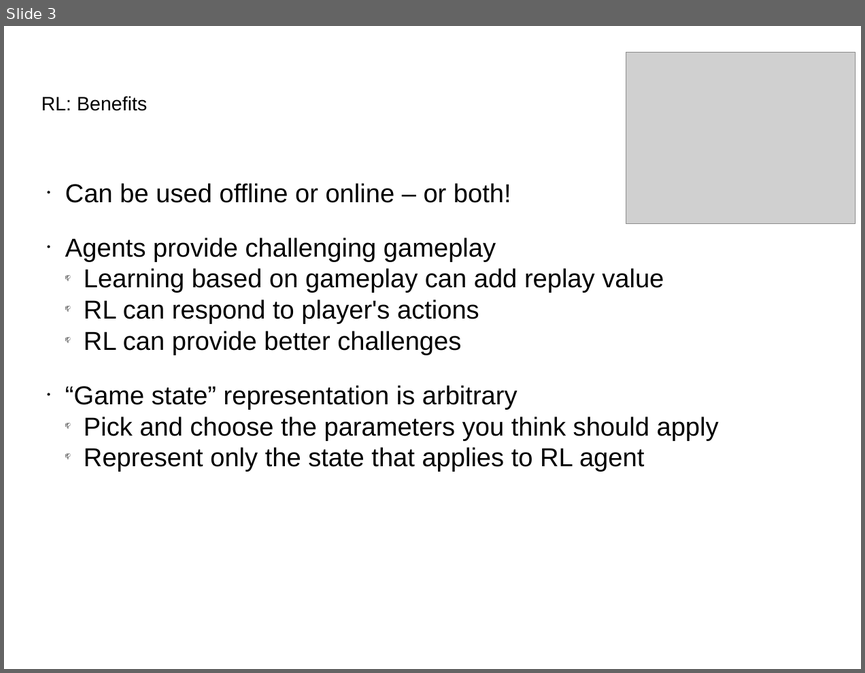
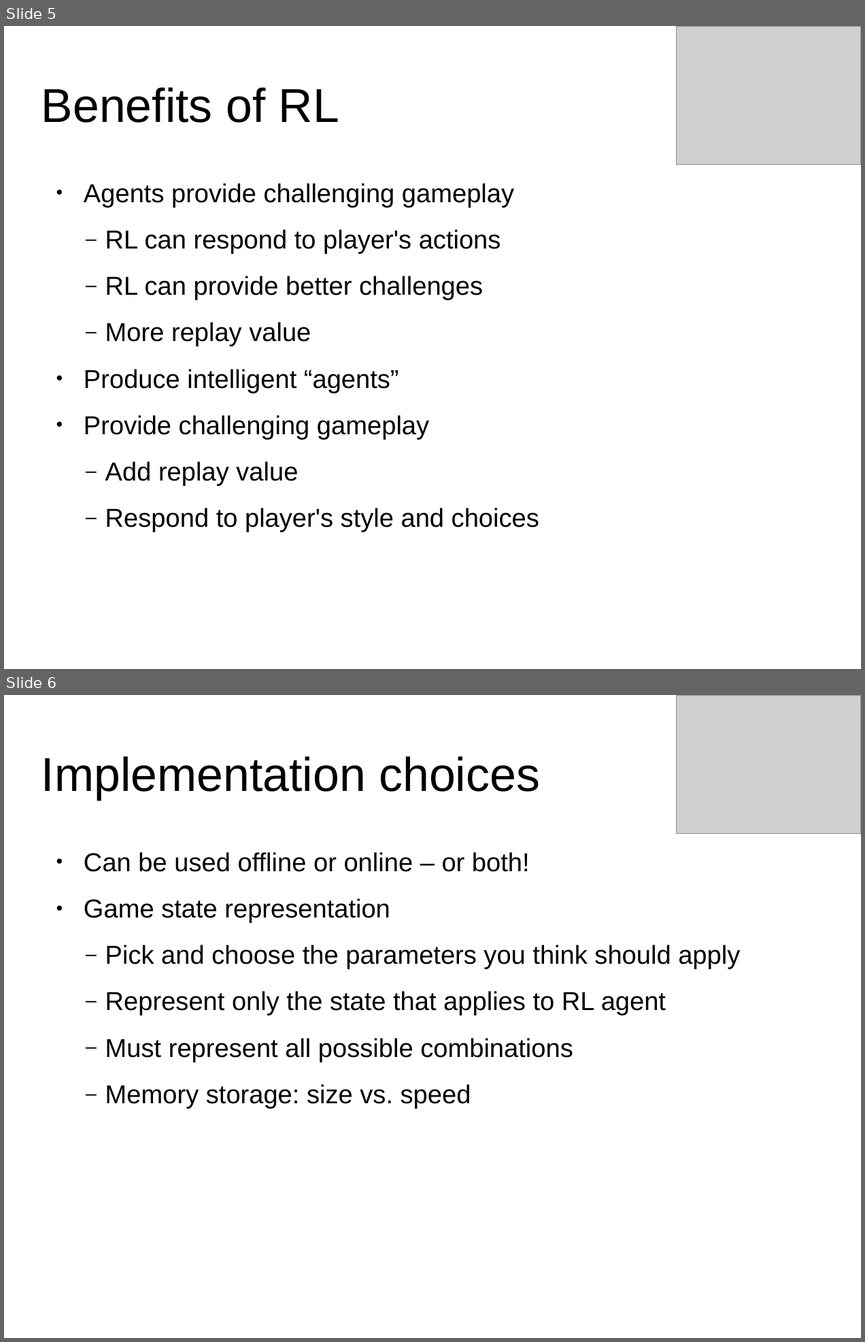
Before and after one commit to cs580project/RL, a slide deck: presentation/intro to RL.pptx. Shown one above the other, each under a label of ours: slide 3 before the commit, slides 5 and 6 after it. The pictures are 865x673 and 865x1342 pixels, drawn with LibreOffice and Linux fonts; fonts in the diff are those of the drawing; grey boxes stand for pictures. Boxes give left, top, right and bottom in pixels: in the first picture for what was removed or moved away, otherwise in the second. Text is boxed around its words. In the diff, an @@ line names an element or a change of style, - is before the commit and + after.

```diff
--- a/presentation/intro to RL.pptx
+++ b/presentation/intro to RL.pptx
@@ slide 6 added at bbox=[4, 695, 861, 1338], background #FFFFFF @@
@@ picture added at bbox=[677, 695, 861, 834] @@
@@ title added at bbox=[41, 756, 540, 800], 44 pt, text #000000 @@
+Implementation choices
@@ text added at bbox=[84, 852, 740, 1108], 24 pt, text #000000 @@
+● Can be used offline or online – or both!
+● Game state representation
+  – Pick and choose the parameters you think should apply
+  – Represent only the state that applies to RL agent
+  – Must represent all possible combinations
+  – Memory storage: size vs. speed
@@ what was slide 3 is now slide 5 @@
@@ slide 5 changed as well @@
@@ picture: place and size @@
-picture at bbox=[626, 53, 855, 225]
+picture at bbox=[677, 26, 861, 165]
@@ title at bbox=[41, 87, 339, 123]: text changed; size 18 to 44 pt @@
-RL: Benefits
+Benefits of RL
@@ text at bbox=[65, 183, 511, 203]: paragraph removed @@
-● Can be used offline or online – or both!
@@ text at bbox=[84, 183, 514, 300]: more space between paragraphs; bullet 📫 to – @@
@@ text at bbox=[84, 268, 664, 293]: paragraph removed @@
-  📫 Learning based on gameplay can add replay value
@@ text at bbox=[84, 322, 539, 532]: text changed @@
-● “Game state” representation is arbitrary
-  📫 Pick and choose the parameters you think should apply
-  📫 Represent only the state that applies to RL agent
+  – More replay value
+● Produce intelligent “agents”
+● Provide challenging gameplay
+  – Add replay value
+  – Respond to player's style and choices
```
Also in this commit, not shown: 2 other slides changed, 3 other slides added, 1 slide removed.
